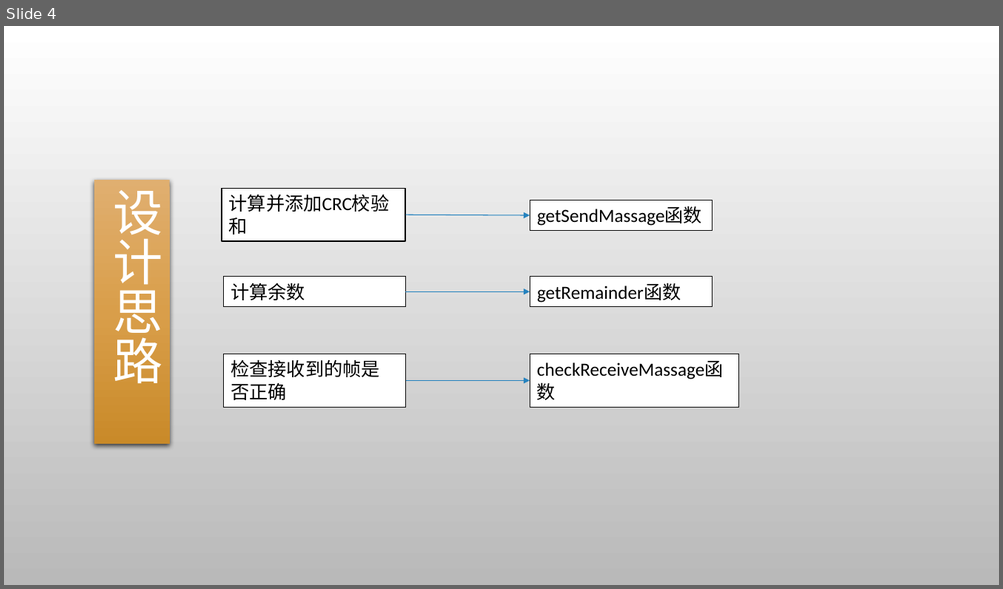
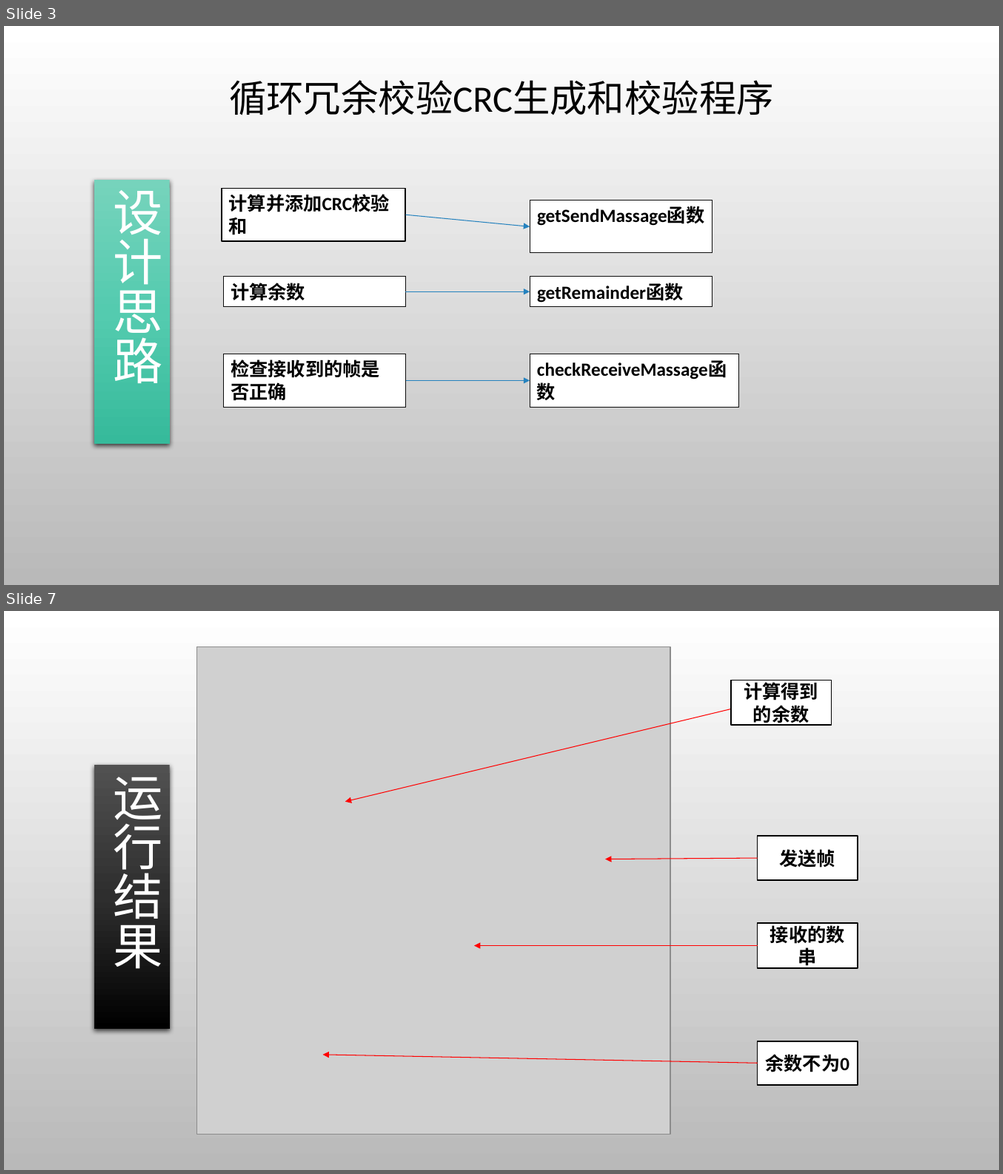
Before and after one commit to gcrth/computer_network, a slide deck: chapter3/ppt/ppt-chapter3.pptx. Shown one above the other, each under a label of ours: slide 4 before the commit, slides 3 and 7 after it; the slides between them are not shown. The pictures are 1003x589 and 1003x1174 pixels, drawn with LibreOffice and Linux fonts; fonts in the diff are those of the drawing; grey boxes stand for pictures; background and template pictures are left out. Boxes give left, top, right and bottom in pixels: in the first picture for what was removed or moved away, otherwise in the second. Text is boxed around its words. In the diff, an @@ line names an element or a change of style, - is before the commit and + after.

```diff
--- a/chapter3/ppt/ppt-chapter3.pptx
+++ b/chapter3/ppt/ppt-chapter3.pptx
@@ slide 7 added at [4, 611, 999, 1170], background picture (left out) @@
@@ picture added at [197, 647, 670, 1136] @@
@@ rectangle added at [731, 681, 831, 725], fill #FFFFFF, outline #000000 1.25 pt, 18 pt, text #000000, bold @@
+计算得到的余数
@@ arrow added from (731, 709) to (345, 802), #FF0000 0.75 pt @@
@@ rectangle added at [94, 765, 170, 1029], fill gradient #515151 to #2F2F2F to #000000, 48 pt, text #FFFFFF @@
+运行结果
@@ rectangle added at [757, 835, 857, 880], fill #FFFFFF, outline #000000 1.25 pt, 18 pt, text #000000, bold @@
+发送帧
@@ arrow added from (757, 858) to (606, 860), #FF0000 0.75 pt @@
@@ rectangle added at [757, 923, 857, 968], fill #FFFFFF, outline #000000 1.25 pt, 18 pt, text #000000, bold @@
+接收的数串
@@ arrow added from (757, 946) to (474, 946), #FF0000 0.75 pt @@
@@ rectangle added at [757, 1042, 857, 1085], fill #FFFFFF, outline #000000 1.25 pt, 18 pt, text #000000, bold @@
+余数不为0
@@ arrow added from (757, 1063) to (323, 1055), #FF0000 0.75 pt @@
@@ what was slide 4 is now slide 3 @@
@@ slide 3 changed as well @@
@@ text added at [229, 80, 774, 115], 36 pt, text #000000 @@
+循环冗余校验CRC生成和校验程序
@@ rectangle "设计思路" at [94, 180, 170, 444]: fill gradient #E0B071 to #DA9F4B to #C98A29 to gradient #77D4BC to #54CBAF to #36BA9C @@
@@ bold on in 6 elements at [221, 189, 405, 241], [529, 277, 711, 306], [223, 277, 405, 306], [223, 355, 405, 407], [529, 355, 738, 407], [529, 201, 711, 254] @@
@@ rectangle "getSendMassage函数": place and size @@
-rectangle "getSendMassage函数" at [529, 201, 711, 230]
+rectangle "getSendMassage函数" at [529, 201, 711, 254]
@@ arrow moved from (405, 215) - (529, 215) to (405, 215) - (529, 227) @@
```
Also in this commit, not shown: 2 other slides changed, 28 other slides added, 2 slides removed.
